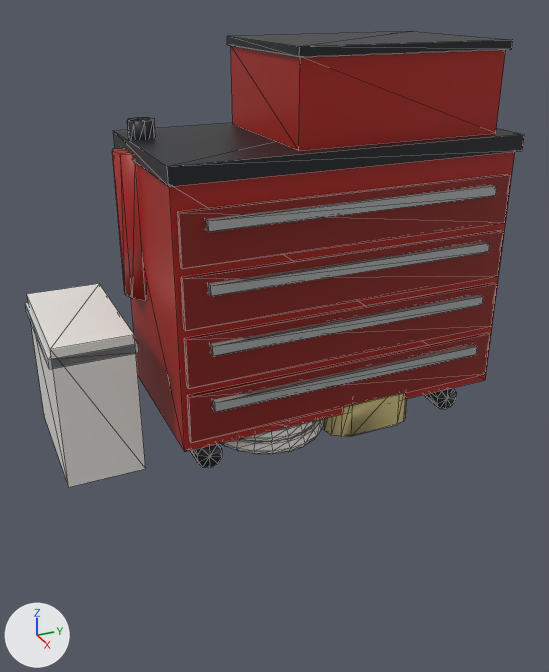
The glTF model backend/uploads/models/model_300.glb as it was, and as the next commit left it.
The view is the same before and after, from a 50 mm camera at (2.54, -6.73, 1.4) aimed at (0.65, -5.88, 0.46). The lights are fixed; the arrows at lower left show +X, +Y and +Z. The picture after the commit comes second. Mesh edges are drawn as thin lines. Vertices at exactly the same position are counted once.

The first picture shows 'root'.
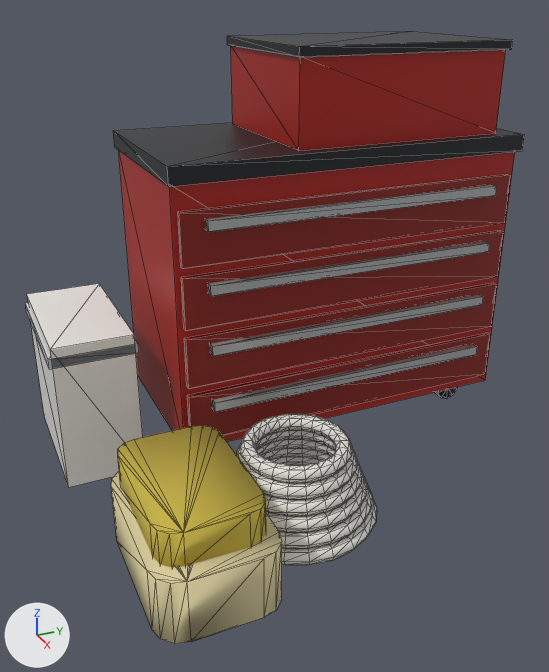
Location of each change, (x1, y1, x2, y2) in pixels of the pictures (549 x 672 px; the box of a moved part takes in the faces that stretch with it):
'root', recoloured, reshaped (34% taller)
    before: (25, 32, 524, 487)
    after: (25, 32, 524, 644)
part 1 of me_mesh_0, moved or reshaped
    before: (221, 419, 324, 454)
    after: (282, 497, 377, 565)
part 2 of me_mesh_0, moved or reshaped
    before: (240, 420, 317, 442)
    after: (270, 457, 372, 549)
part 3 of me_mesh_0, moved or reshaped (not visible before)
    after: (262, 448, 367, 533)
part 4 of me_mesh_0, moved or reshaped (not visible before)
    after: (257, 439, 362, 516)
part 5 of me_mesh_0, moved or reshaped (not visible before)
    after: (236, 430, 357, 500)
part 6 of me_mesh_0, moved or reshaped (not visible before)
    after: (240, 414, 352, 483)
part 7 of me_mesh_0, moved or reshaped
    before: (323, 393, 407, 437)
    after: (111, 471, 282, 644)
part 8 of me_mesh_0, moved or reshaped (not visible before)
    after: (118, 425, 266, 568)
part 9 of me_mesh_0, deleted
    before: (112, 117, 155, 301)
part 10 of me_mesh_0, moved or reshaped (mostly hidden afterwards)
    before: (190, 388, 457, 468)
    after: (434, 387, 457, 398)

Edits to the bpy script that builds the scene:
```text
Change mat_gfeed:
    mat_gfeed.base_color: (0.687, 0.584, 0.254) -> (0.723, 0.631, 0.352)  # yellow #d8c98a -> beige #ddd0a0
Change mat_gfeedk:
    mat_gfeedk.base_color: (0.0467, 0.0513, 0.0648) -> (0.578, 0.456, 0.0595)  # dark grey #3d4048 -> yellow #c8b445
Add mat_gfeedl:
    mat_gfeedl = principled_material('gfeedl')
    mat_gfeedl.base_color = (0.871, 0.839, 0.745)  # white #f0ece0
    mat_gfeedl.roughness = 0.9
Change me_mesh_0:
    used by ob_root; location = (0.0, 0.0, 0.0)
    remove me_mesh_0.from_pydata(...)  # 1099 vertices, 2112 faces; spans x 0.02..0.63, y -6.52..-4.99, z -0.05..1.26
    add me_mesh_0.from_pydata(...)  # 1064 vertices, 2044 faces; spans x 0.02..1.24, y -6.52..-4.99, z 0.0..1.26
    me_mesh_0 part 1: the loose piece of 132 vertices spanning x 0.2..0.62, y -6.02..-5.6, z 0.01..0.05 is scaled about its middle by (1.13, 1.13, 1.04), then moved by (0.5, -0.12, 0.0)
    me_mesh_0 part 2: the loose piece of 132 vertices spanning x 0.21..0.61, y -6.0..-5.61, z 0.05..0.09 is scaled about its middle by (1.13, 1.13, 1.04), then moved by (0.5, -0.12, 0.0)
    me_mesh_0 part 3: the loose piece of 132 vertices spanning x 0.23..0.6, y -5.99..-5.62, z 0.09..0.13 is scaled about its middle by (1.12, 1.12, 1.04), then moved by (0.5, -0.12, 0.01)
    me_mesh_0 part 4: the loose piece of 132 vertices spanning x 0.24..0.58, y -5.98..-5.64, z 0.13..0.17 is scaled about its middle by (1.12, 1.12, 1.04), then moved by (0.5, -0.12, 0.01)
    me_mesh_0 part 5: the loose piece of 132 vertices spanning x 0.25..0.57, y -5.96..-5.65, z 0.17..0.21 is scaled about its middle by (1.12, 1.12, 1.04), then moved by (0.5, -0.12, 0.01)
    me_mesh_0 part 6: the loose piece of 132 vertices spanning x 0.27..0.55, y -5.95..-5.66, z 0.21..0.25 is scaled about its middle by (1.11, 1.11, 1.04), then moved by (0.5, -0.12, 0.01)
    me_mesh_0 part 7: the loose piece of 32 vertices spanning x 0.13..0.6, y -5.63..-5.31, z 0.0..0.17 is scaled about its middle by (1.06, 1.04, 1.09), then moved by (0.62, -0.79, 0.01)
    me_mesh_0 part 8: the loose piece of 32 vertices spanning x 0.13..0.54, y -5.61..-5.33, z 0.17..0.3 is scaled about its middle by (1.05, 1.03, 0.81), then moved by (0.64, -0.79, 0.0)
    me_mesh_0 part 9: the loose piece of 43 vertices spanning x 0.07..0.27, y -6.21..-6.01, z 0.47..1.04 is deleted
    me_mesh_0 part 10
    72 vertices are removed from x 0.02..0.52, y -6.09..-5.06, z -0.05..0.04
    160 faces are deleted
    56 vertices are added at x 0.02..0.52, y -6.09..-5.06, z 0.01..0.08
    8 new vertices lie (0.0, 0.0, 0.04) away from vertices in x 0.02..0.52, y -6.05..-5.11, z 0.05
    8 new vertices lie (0.0, -0.04, 0.01) away from vertices in x 0.02..0.52, y -6.05..-5.11, z 0.05
    160 new faces join them, mat_gblkm (dark grey #2a2c30)
    other edits to the shape of me_mesh_0 do not show in these pictures
    remove me_mesh_0.materials.append(mat_gext)  # red #a71f19
    add me_mesh_0.materials.append(mat_gfeedl)  # white #f0ece0
```
